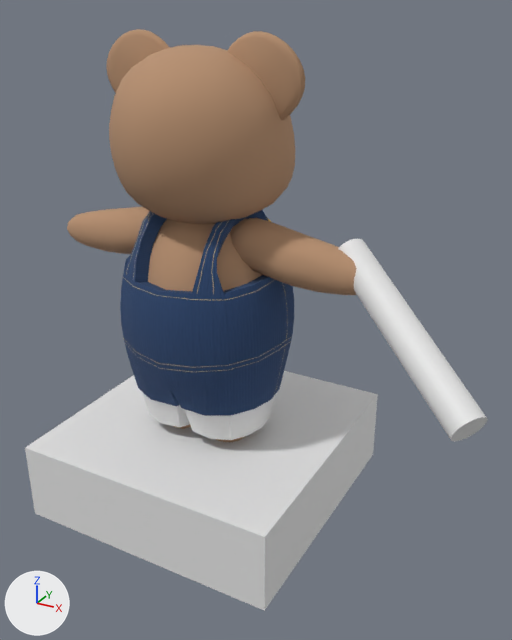
The Blender file Bear.blend, before and after one commit.
Both versions are drawn from a 50 mm lens placed at (1.466, -2.269, 0.714), pointed at (0.239, -0.039, -0.401). The lights are fixed; the arrows at lower left show +X, +Y and +Z. The first picture is the older version.

Objects in the first picture: 'Arm_L', 'Arm_R', 'Body', 'Ear_L', 'Ear_R', 'Ground', 'Head', 'Overalls', 'Stick'.
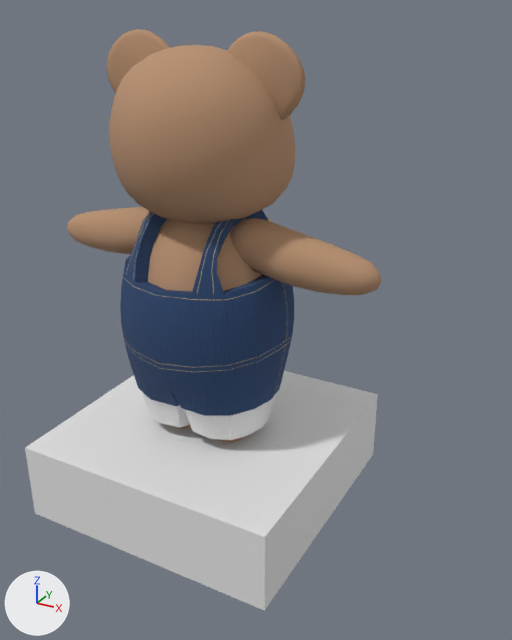
What changed in the scene script:
```text
Remove ob_stick:
    ob_stick = bpy.data.objects.new('Stick', me_cylinder)
    ob_stick.location = (0.858, -0.137, -0.278)
    ob_stick.rotation_euler = (2.41, -0.903, 0.241)  # degrees (138, -52, 14)
    ob_stick.scale = (0.0635, 0.0635, 0.393)
```

What differs and where, as boxes (x1, y1, x2, y2) in the pictures (512 x 640 px):
'Stick', deleted: before (338, 239, 488, 442)
